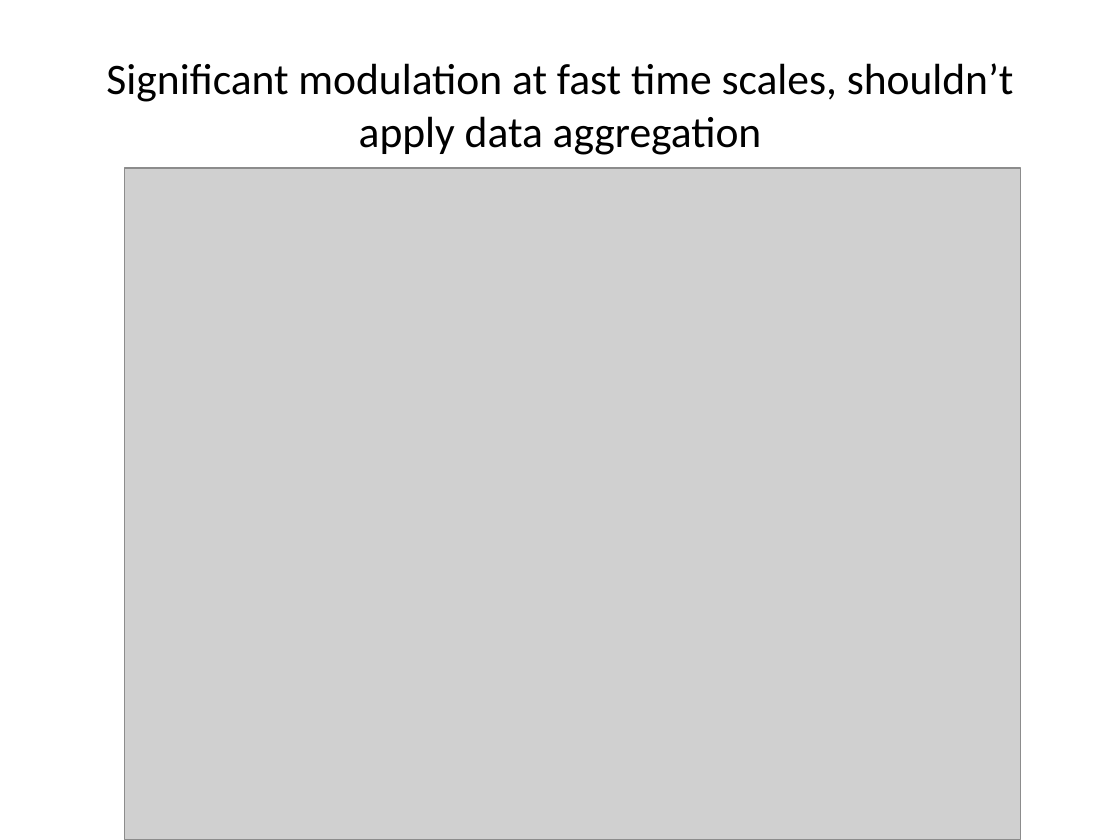
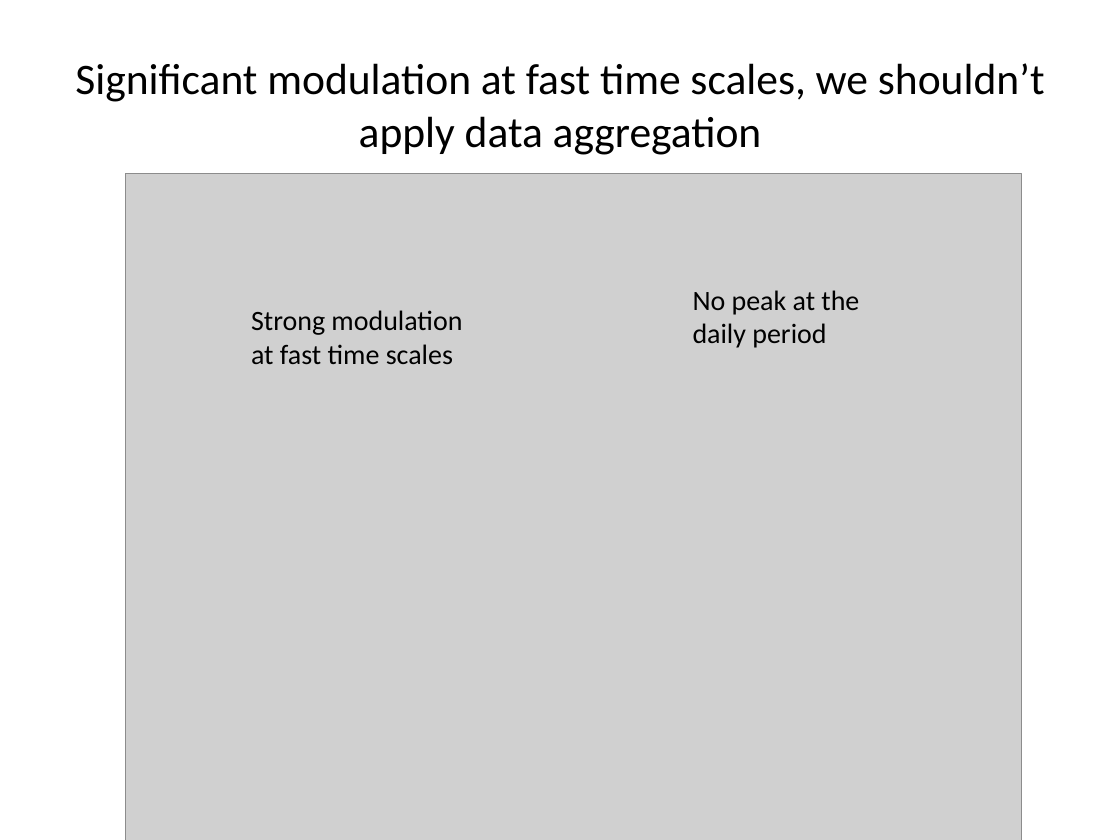
Before and after one commit to numenta/htmresearch-old, a slide deck: slide 8 of projects/wavelet_dataAggregation/DataAggregation.pptx (slide 9 before the commit). Drawn at 1120x840 pixels with LibreOffice and Linux fonts; fonts in the diff are those of the drawing; grey boxes stand for pictures. Boxes give left, top, right and bottom in pixels: in the first picture for what was removed or moved away, otherwise in the second. Text is boxed around its words. In the diff, an @@ line names an element or a change of style, - is before the commit and + after.

Commit message:
Update presentation for the data aggregation experiment

```diff
--- a/projects/wavelet_dataAggregation/DataAggregation.pptx
+++ b/projects/wavelet_dataAggregation/DataAggregation.pptx
@@ title at box(75, 63, 1045, 155): text changed @@
-Significant modulation at fast time scales, shouldn’t apply data aggregation
+Significant modulation at fast time scales, we shouldn’t apply data aggregation
@@ picture: place and size @@
-picture at box(124, 168, 1020, 840)
+picture at box(125, 174, 1021, 840)
@@ text added at box(693, 290, 859, 348), 18 pt, text #000000 @@
+No peak at the daily period
@@ text added at box(251, 310, 462, 364), 18 pt, text #000000 @@
+Strong modulation at fast time scales
```
Also in this commit, not shown: 6 other slides changed, 3 slides added, 3 slides removed, 5 other files.
